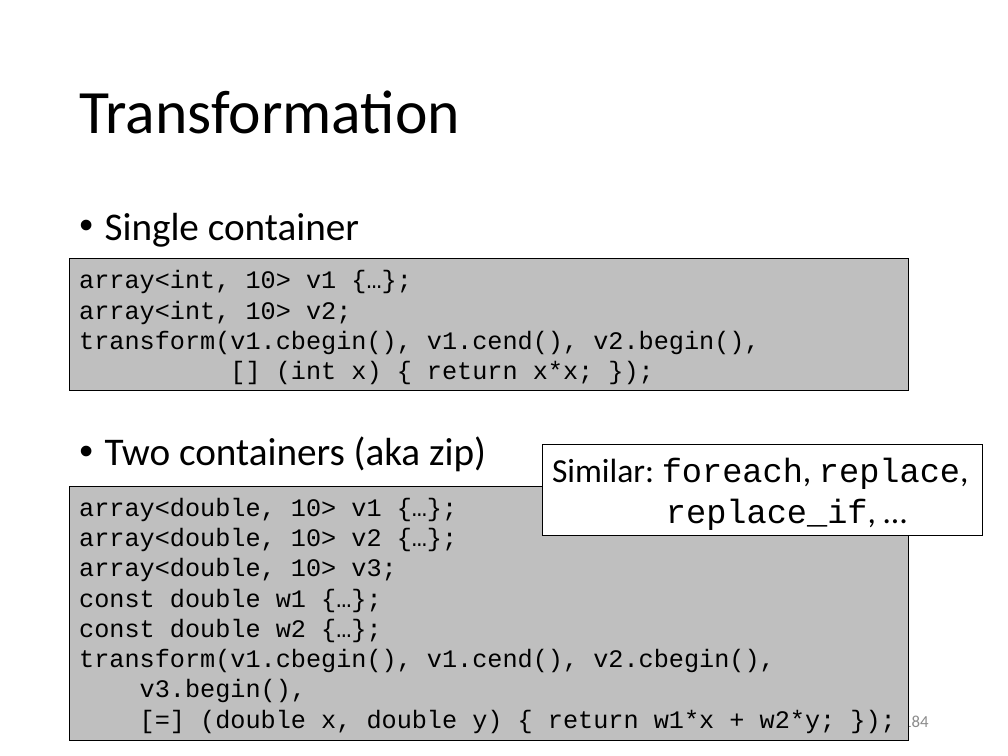
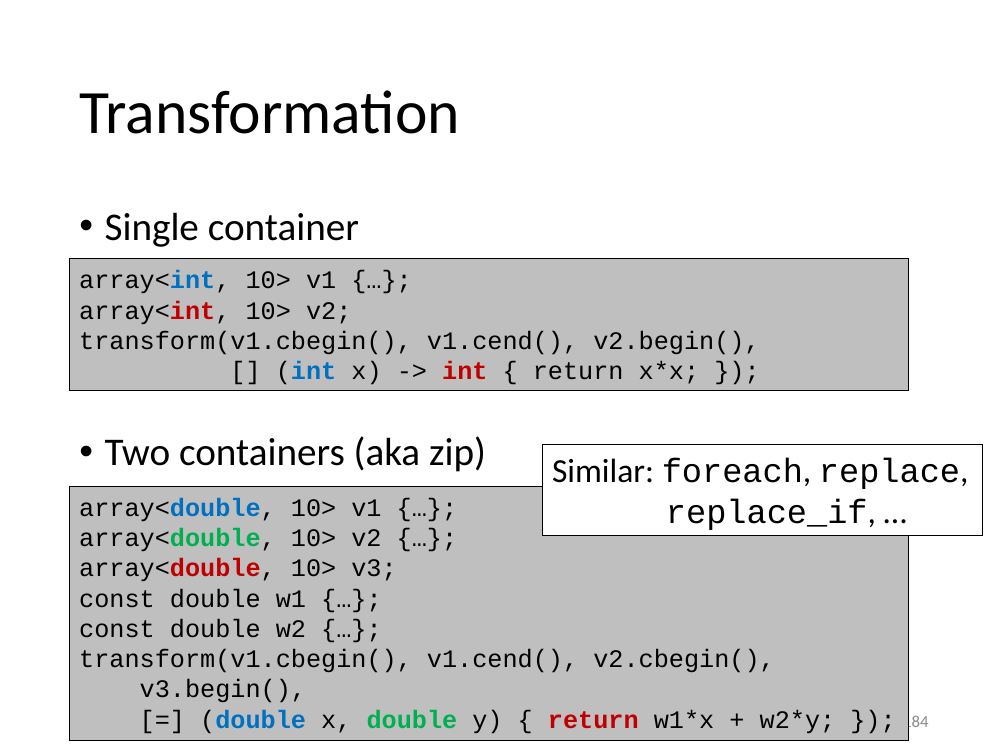
Before and after one commit to gjbex/Scientific-C-plus-plus, a slide deck: slide 184 of scientific_cpp.pptx. Drawn at 1008x756 pixels with LibreOffice and Linux fonts; fonts in the diff are those of the drawing. Boxes give left, top, right and bottom in pixels: in the first picture for what was removed or moved away, otherwise in the second. Text is boxed around its words. In the diff, an @@ line names an element or a change of style, - is before the commit and + after.

Commit message:
Fix typos, add color

```diff
--- a/scientific_cpp.pptx
+++ b/scientific_cpp.pptx
@@ text in rectangle at [79,270,351,324]: text colour #000000 to #0070C0, text colour #000000 to #C00000 in "array<int,"; bold on in "array<int,", "array<int," @@
@@ text in rectangle at [79,330,759,385]: text changed @@
-transform(v1.cbegin(), v1.cend(), v2.begin(),
-[] (int x) { return x*x; });
+transform(v1.cbegin(), v1.cend(), v2.begin(),
+[] (int x) -> int { return x*x; });
@@ text in rectangle at [79,497,836,734]: text colour #000000 to #0070C0 in "array<double,", "(double"; bold on in "array<double,", "array<double,", "array<double,", "(double double return"; text colour #000000 to #00B050 in "array<double,", "double"; text colour #000000 to #C00000 in "array<double,", "return" @@
```
Also in this commit, not shown: 4 other slides changed.
